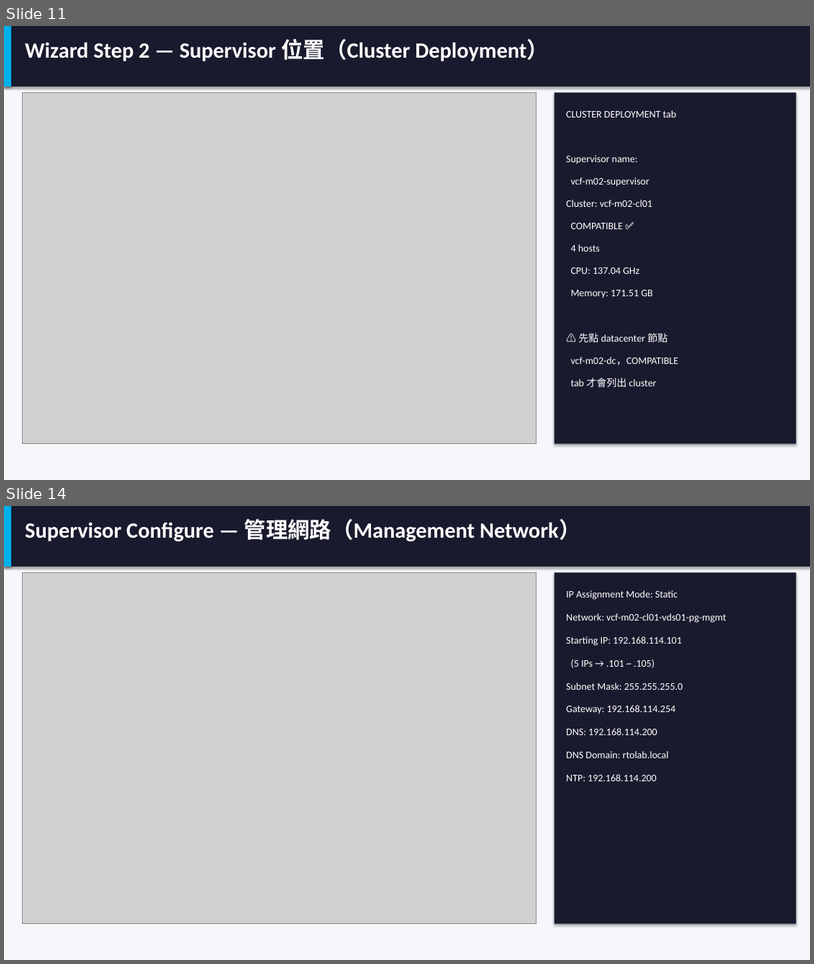
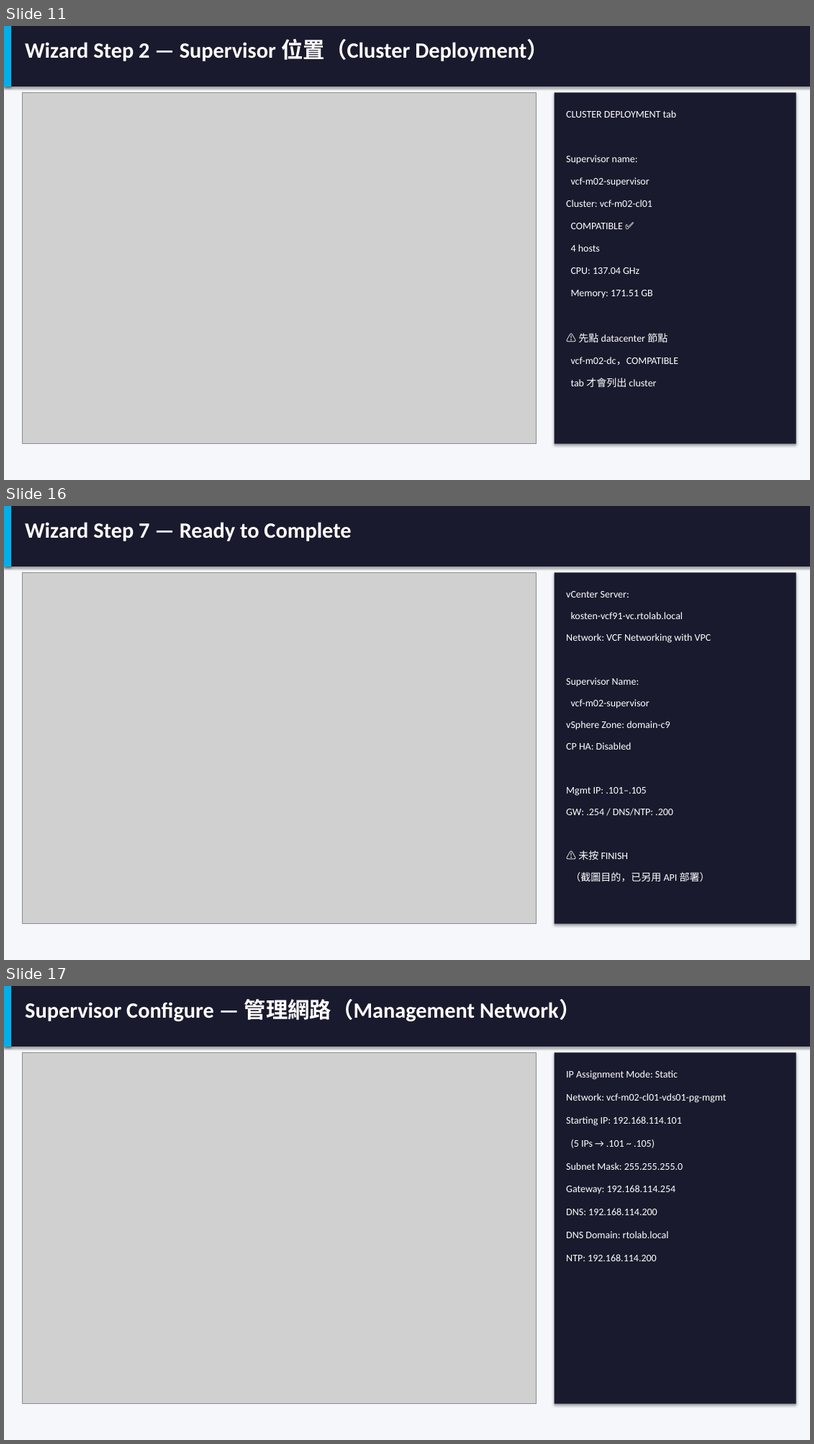
Before and after one commit to kostenyang/vcf9.1vks, a slide deck: VKS-on-VCF91.pptx. Shown one above the other, each under a label of ours: slides 11 and 14 before the commit, slides 11, 16 and 17 after it; the slides between them are not shown. The pictures are 814x964 and 814x1444 pixels, drawn with LibreOffice and Linux fonts; fonts in the diff are those of the drawing; grey boxes stand for pictures. Boxes give left, top, right and bottom in pixels: in the first picture for what was removed or moved away, otherwise in the second. Text is boxed around its words. In the diff, an @@ line names an element or a change of style, - is before the commit and + after.

```diff
--- a/VKS-on-VCF91.pptx
+++ b/VKS-on-VCF91.pptx
@@ slide 16 added at [4,506,810,960], background #FFFFFF @@
@@ rectangle added at [4,506,810,960], fill #F5F7FA @@
@@ rectangle added at [4,506,810,566], fill #1A1A2E @@
@@ rectangle added at [4,506,11,566], fill #00B0EA @@
@@ text added at [25,522,351,541], 26 pt, text #FFFFFF, bold @@
+Wizard Step 7 — Ready to Complete
@@ picture added at [22,572,536,924] @@
@@ rectangle added at [555,572,797,924], fill #1A1A2E @@
@@ text added at [566,591,630,597], 12 pt, text #FFFFFF @@
+vCenter Server:
@@ text added at [571,612,684,619], 12 pt, text #FFFFFF @@
+kosten-vcf91-vc.rtolab.local
@@ text added at [566,633,712,643], 12 pt, text #FFFFFF @@
+Network: VCF Networking with VPC
@@ text added at [566,677,640,687], 12 pt, text #FFFFFF @@
+Supervisor Name:
@@ text added at [571,699,650,708], 12 pt, text #FFFFFF @@
+vcf-m02-supervisor
@@ text added at [566,721,670,730], 12 pt, text #FFFFFF @@
+vSphere Zone: domain-c9
@@ text added at [566,742,632,749], 12 pt, text #FFFFFF @@
+CP HA: Disabled
@@ text added at [566,787,647,795], 12 pt, text #FFFFFF @@
+Mgmt IP: .101–.105
@@ text added at [566,808,674,816], 12 pt, text #FFFFFF @@
+GW: .254 / DNS/NTP: .200
@@ text added at [579,850,629,860], 12 pt, text #FFFFFF @@
+⚠️ 未按 FINISH
@@ text added at [571,872,710,882], 12 pt, text #FFFFFF @@
+（截圖目的，已另用 API 部署）
@@ what was slide 14 is now slide 17 @@
```
Also in this commit, not shown: 3 slides changed, 3 other slides added, 1 slide removed, 8 other files.
